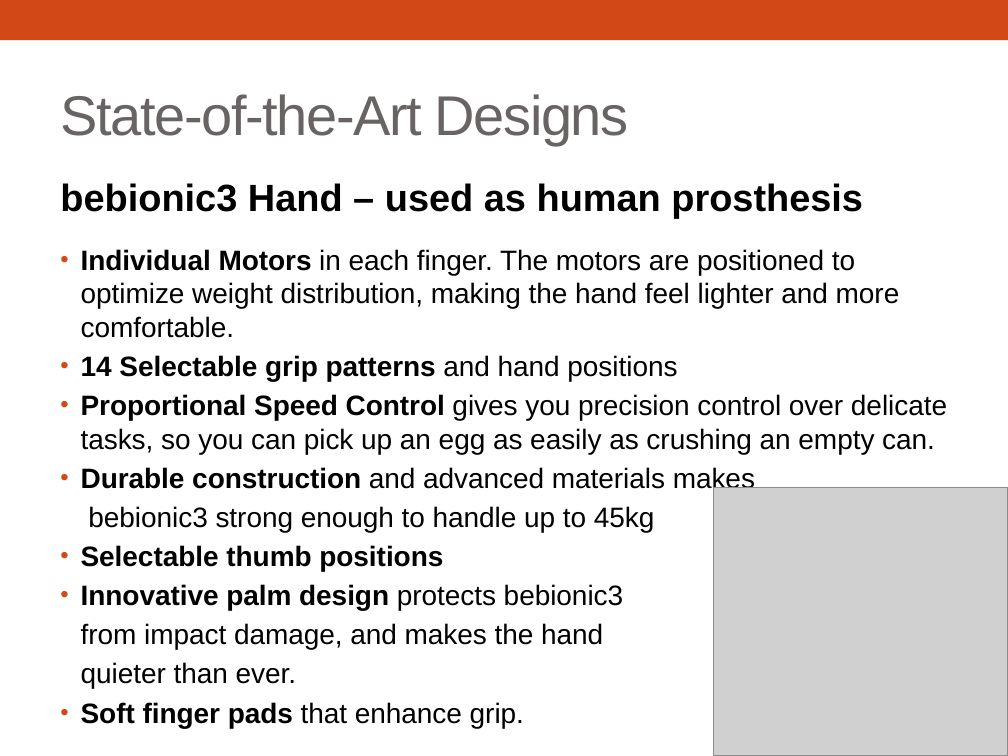
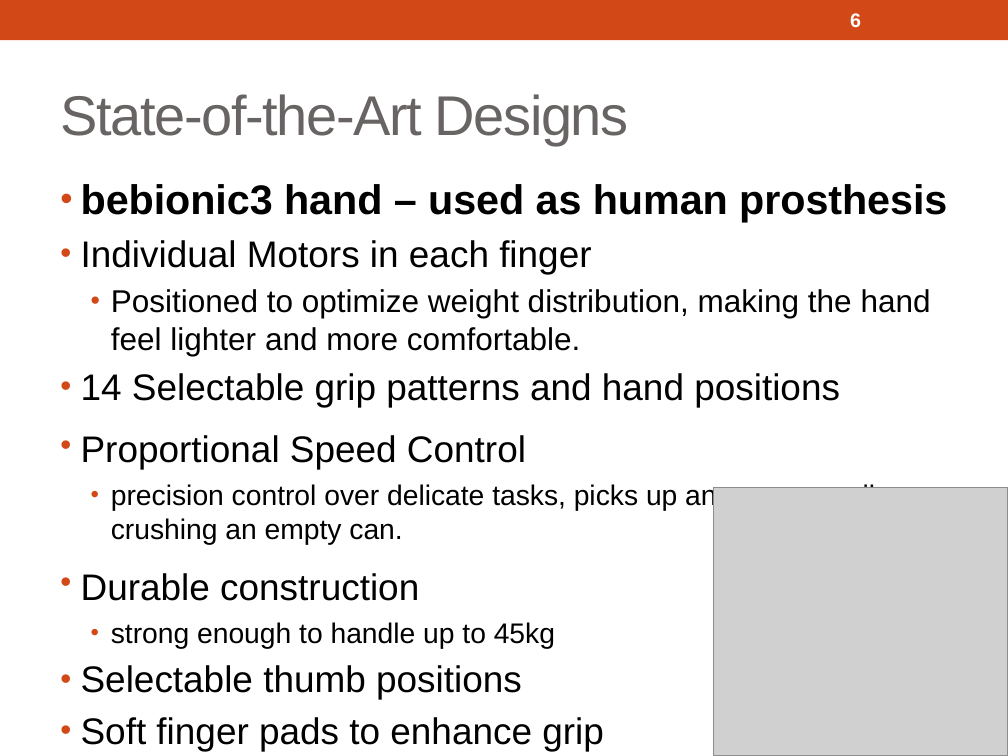
Before and after one commit to 3D-Printed-Granular-Jamming-Hand/3d-printed-granular-jamming-hand, a slide deck: slide 6 of ProgressReports/Presentation 1 Segments/3d-Printed Granular Jamming Hand.pptx (slide 4 before the commit). Drawn at 1008x756 pixels with LibreOffice and Linux fonts; fonts in the diff are those of the drawing; grey boxes stand for pictures. Boxes give left, top, right and bottom in pixels: in the first picture for what was removed or moved away, otherwise in the second. Text is boxed around its words. In the diff, an @@ line names an element or a change of style, - is before the commit and + after.

```diff
--- a/ProgressReports/Presentation 1 Segments/3d-Printed Granular Jamming Hand.pptx
+++ b/ProgressReports/Presentation 1 Segments/3d-Printed Granular Jamming Hand.pptx
@@ page number added at [850,13,861,27], 14 pt, text #FFFFFF, bold @@
+6
@@ text at [81,184,947,356]: text changed; size 19.9 to 22.5 pt @@
-bebionic3 Hand – used as human prosthesis
-• Individual Motors in each finger. The motors are positioned to optimize weight distribution, making the hand feel lighter and more comfortable.
+• bebionic3 hand – used as human prosthesis
+• Individual Motors in each finger
+  • Positioned to optimize weight distribution, making the hand feel lighter and more comfortable.
@@ text at [81,373,840,700]: size 19.9 to 26.4 pt in "14 Selectable grip patterns and hand positions", "Selectable thumb positions"; bold off in "14 Selectable grip patterns", "Selectable thumb positions"; more space between paragraphs @@
@@ text at [81,435,927,648]: text changed; size 19.9 to 20.1 pt @@
-• Proportional Speed Control gives you precision control over delicate tasks, so you can pick up an egg as easily as crushing an empty can.
-• Durable construction and advanced materials makes
-bebionic3 strong enough to handle up to 45kg
+• Proportional Speed Control
+  • precision control over delicate tasks, picks up an egg as easily as crushing an empty can.
+• Durable construction
+  • strong enough to handle up to 45kg
@@ text at [81,717,604,751]: text changed; size 19.9 to 26.4 pt @@
-• Innovative palm design protects bebionic3
-from impact damage, and makes the hand
-quieter than ever.
-• Soft finger pads that enhance grip.
+• Soft finger pads to enhance grip
```
Also in this commit, not shown: 29 other slides changed, 6 slides added, 1 slide removed, 1 other file.
